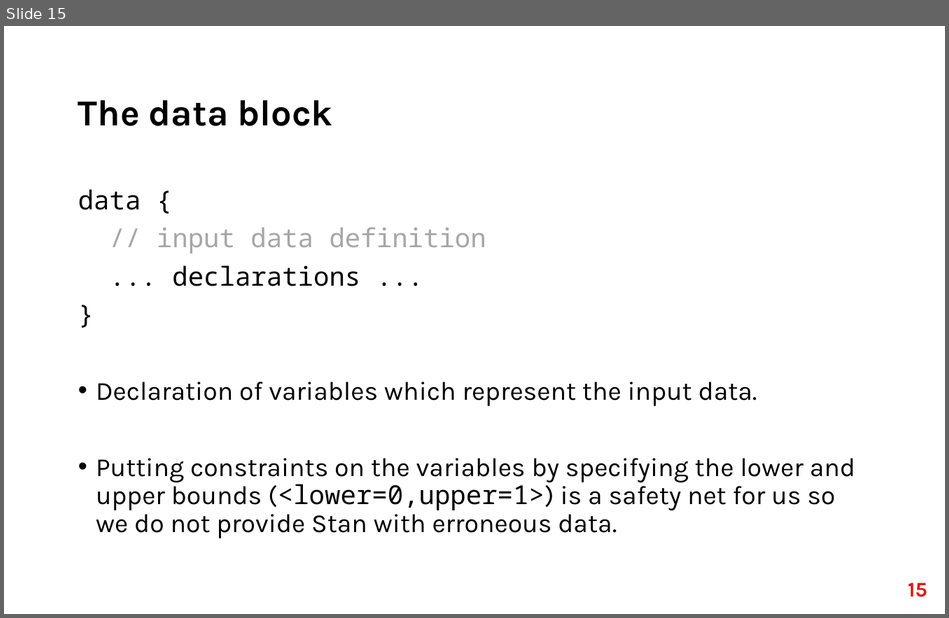
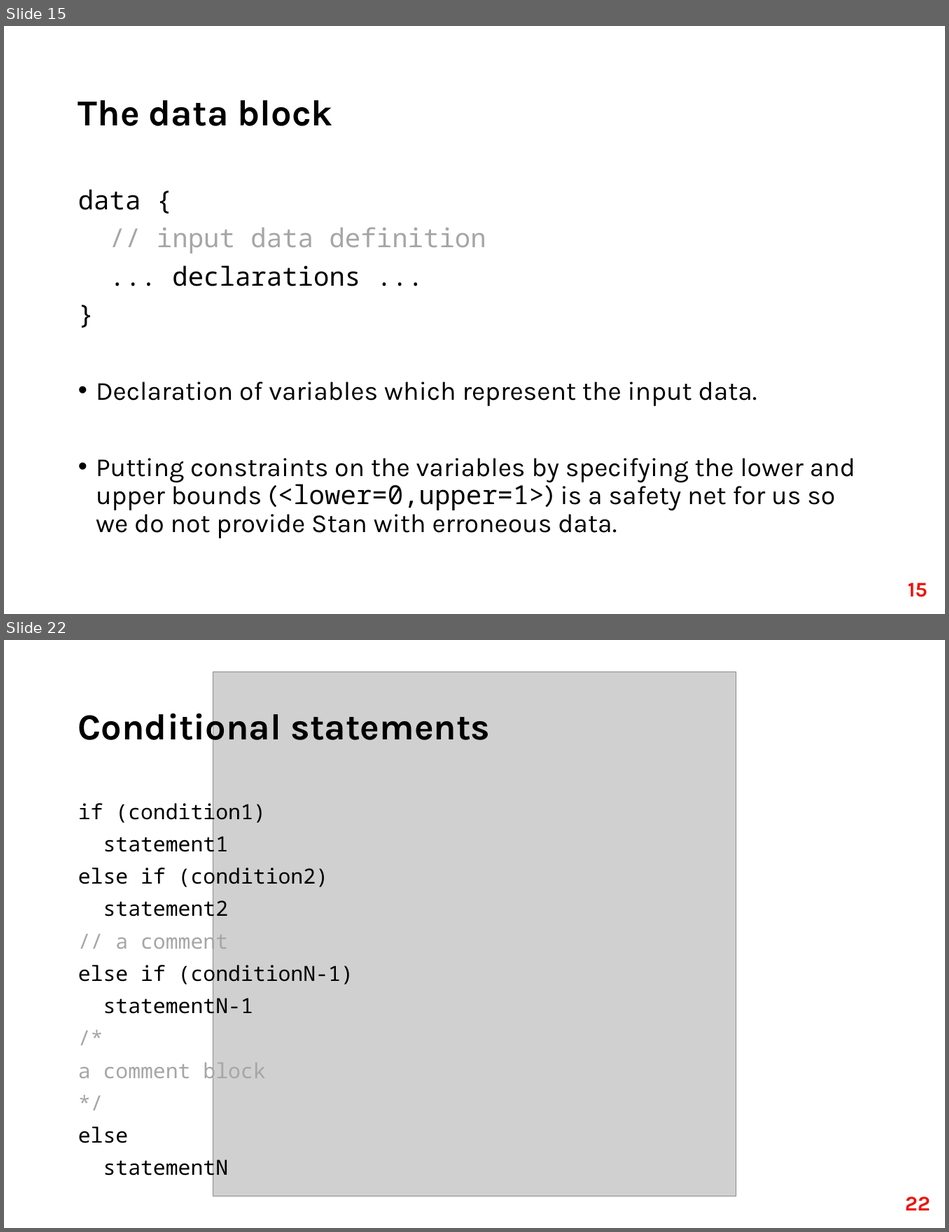
Before and after one commit to fri-datascience/course_bs, a slide deck: Session_03_Probabilistic_programming/Probabilistic_programming.pptx. Shown one above the other, each under a label of ours: slide 15 before the commit, slides 15 and 22 after it; the slides between them are not shown. The pictures are 949x618 and 949x1232 pixels, drawn with LibreOffice and Linux fonts; fonts in the diff are those of the drawing; grey boxes stand for pictures. Boxes give left, top, right and bottom in pixels: in the first picture for what was removed or moved away, otherwise in the second. Text is boxed around its words. In the diff, an @@ line names an element or a change of style, - is before the commit and + after.

```diff
--- a/Session_03_Probabilistic_programming/Probabilistic_programming.pptx
+++ b/Session_03_Probabilistic_programming/Probabilistic_programming.pptx
@@ slide 22 added at [4, 640, 945, 1228], background #FFFFFF @@
@@ picture added at [213, 672, 736, 1196] @@
@@ title added at [78, 706, 490, 748], 28 pt, text #000000, bold @@
+Conditional statements
@@ text added at [78, 800, 353, 1181], 16 pt, text #000000 @@
+if (condition1)
+statement1
+else if (condition2)
+statement2
+// a comment
+else if (conditionN-1)
+statementN-1
+/*
+a comment block
+*/
+else
+statementN
@@ page number added at [905, 1196, 930, 1210], 16 pt, text #EF1209, bold @@
+22
```
Also in this commit, not shown: 4 slides changed, 16 other slides added, 2 other files.
